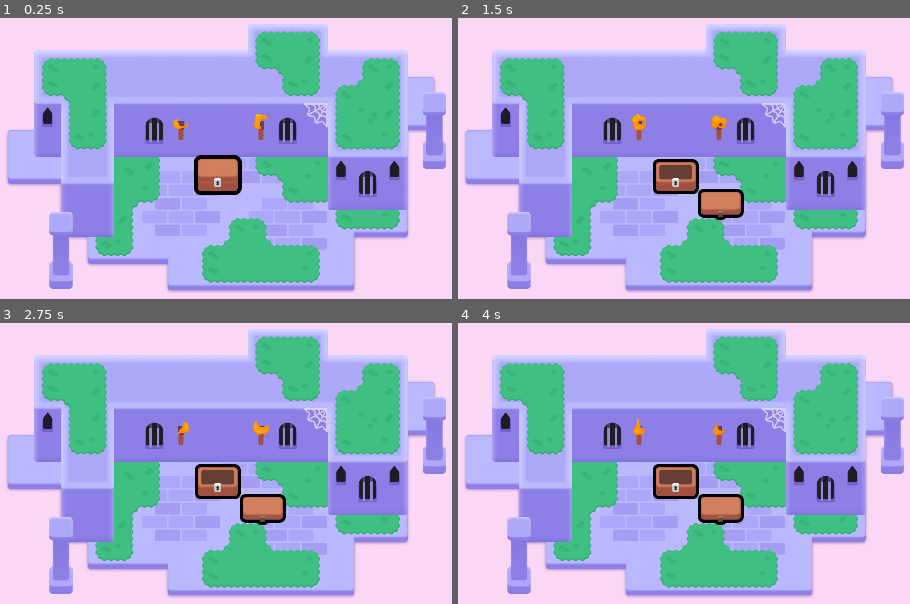
Above: before the commit, frames 1-4 (two rows, left to right).
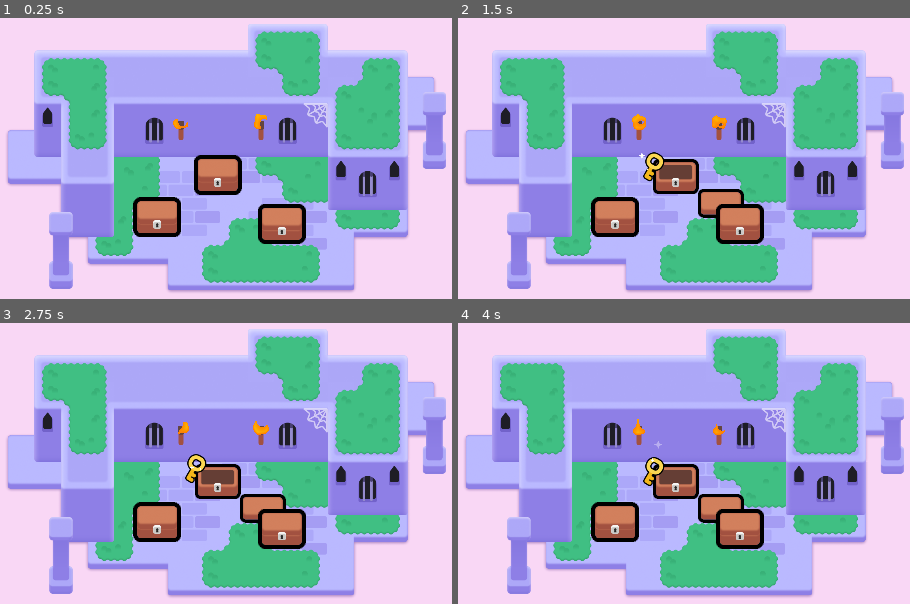
Above: after the commit, the same moments.

Repository: raweggyolk/2d-GameDev-Course
Game: Godot game, scene res://lessons/chest/items/mini_dungeon.tscn
The game is run twice, just before and just after one commit, with the same random seed, the same clock (stepped at 60 frames per second) and the same inputs.
Inputs (mouse positions are in pixels of both pictures, inside the frame that each line leads up to):
- Up to frame 1 (0.25 s): no input
- Up to frame 2 (1.5 s): tap Enter at 0.5 s; move the mouse to (674, 175) at 0.52 s; press the mouse at (674, 175) at 0.53 s; hold D (move_right) 0.53-1.28 s; tap Space at 0.77 s; move the mouse to (516, 197) at 1.27 s; release the mouse at (516, 197) at 1.28 s; hold S (move_down) from 1.28 s (still down); right-click (516, 197) at 1.35 s; click (516, 197) at 1.42 s
- Up to frame 3 (2.75 s): tap Space at 1.52 s; move the mouse to (302, 382) at 2.02 s; release S (move_down) at 2.03 s; hold D (move_right) from 2.03 s (still down); tap Z at 2.1 s; click (302, 382) at 2.17 s
- Up to frame 4 (4 s): move the mouse to (638, 570) at 2.77 s; release D (move_right) at 2.78 s; hold W (move_up) 2.78-3.53 s; click (638, 570) at 2.85 s; tap Space at 3.02, 3.77 s; move the mouse to (outside the picture) at 3.52 s; hold A (move_left) from 3.53 s (still down); hold Right mouse button (right_click) from 3.53 s (still down); click (outside the picture) at 3.67 s

The runs differ from the first frame. In frame 1, 3.0% of the frame differs, in the area x 29-68%, y 63-81%; in frame 2, 3.2%; in frame 3, 3.2%; in frame 4, 3.2%, in the area x 29-68%, y 41-81%.

Commit message:
L6. Spawn Random Loot

Diff:
--- a/M06.looting_workbook/lessons/chest/chest.gd
+++ b/M06.looting_workbook/lessons/chest/chest.gd
@@ -1,12 +1,20 @@
 extends Area2D
 
+
+
+@export var possible_items: Array[PackedScene] = []
 @onready var canvas_group: CanvasGroup = $CanvasGroup
 @onready var animation_player: AnimationPlayer = $AnimationPlayer
 var is_open := false
 
+
 func open() -> void:
 	animation_player.play("open")
 	input_pickable = false
+	if possible_items.is_empty():
+		return
+	for current_index in range(randi_range(1, 3)):
+		_spawn_random_item()
 
 
 func _ready() -> void:
@@ -45,3 +53,11 @@
 
 	if event_is_mouse_click:
 		open()
+
+func _spawn_random_item() -> void:
+	var loot_item: Area2D = possible_items.pick_random().instantiate()
+	add_child(loot_item)
+	var random_angle := randf_range(0.0, 2.0 * PI)
+	var random_direction := Vector2(1.0, 0.0).rotated(random_angle)
+	var random_distance := randf_range(60.0, 120.0)
+	loot_item.position = random_direction * random_distance
--- a/M06.looting_workbook/lessons/chest/chest.tscn
+++ b/M06.looting_workbook/lessons/chest/chest.tscn
@@ -1,10 +1,13 @@
-[gd_scene load_steps=11 format=3 uid="uid://cam1nk408c6mm"]
+[gd_scene load_steps=14 format=3 uid="uid://cam1nk408c6mm"]
 
 [ext_resource type="Script" path="res://lessons/chest/chest.gd" id="1_38t82"]
 [ext_resource type="Texture2D" uid="uid://c3hwsm5ugp8qw" path="res://lessons/chest/bottom.png" id="1_is8fq"]
 [ext_resource type="Shader" path="res://lessons/chest/group_outline.gdshader" id="1_xhbml"]
+[ext_resource type="PackedScene" uid="uid://ctqyr0ufyoktk" path="res://lessons/chest/items/key.tscn" id="2_5gwgg"]
 [ext_resource type="Texture2D" uid="uid://bnem1cahhoxdk" path="res://lessons/chest/top.png" id="2_8gy70"]
 [ext_resource type="Texture2D" uid="uid://bu2jin246nel5" path="res://lessons/chest/lock.png" id="3_juebe"]
+[ext_resource type="PackedScene" uid="uid://0i1g0cunmseb" path="res://lessons/chest/items/apple.tscn" id="3_sip4b"]
+[ext_resource type="PackedScene" uid="uid://hdxqgspfcaur" path="res://lessons/chest/items/potion.tscn" id="4_w85cl"]
 
 [sub_resource type="RectangleShape2D" id="RectangleShape2D_kw6bg"]
 size = Vector2(98, 78)
@@ -54,6 +57,7 @@
 
 [node name="Chest" type="Area2D"]
 script = ExtResource("1_38t82")
+possible_items = Array[PackedScene]([ExtResource("2_5gwgg"), ExtResource("3_sip4b"), ExtResource("4_w85cl")])
 
 [node name="CollisionShape2D" type="CollisionShape2D" parent="."]
 visible = false
--- a/M06.looting_workbook/lessons/chest/items/mini_dungeon.tscn
+++ b/M06.looting_workbook/lessons/chest/items/mini_dungeon.tscn
@@ -325,3 +325,9 @@
 
 [node name="Chest" parent="." instance=ExtResource("7_yl2by")]
 position = Vector2(568, 267)
+
+[node name="Chest2" parent="." instance=ExtResource("7_yl2by")]
+position = Vector2(423, 368)
+
+[node name="Chest3" parent="." instance=ExtResource("7_yl2by")]
+position = Vector2(722, 384)
--- a/M06.looting_workbook/practices/L6.P1.the_pinata/balloon_pinata.gd
+++ b/M06.looting_workbook/practices/L6.P1.the_pinata/balloon_pinata.gd
@@ -19,14 +19,16 @@
 
 func spawn_candy() -> void:
 	# You have to loop 3 times over the next lines of code!
-	for current_index in range(0):
+	for current_index in range(3):
 		# Complete the variables to calculate a random position in a circle using polar coordinates.
-		var radius := 0.0
-		var angle := 0.0
+		var radius := randf_range(0.0, 100.0)
+		var angle := randf_range(0.0, 2.0 * PI)
 
-		var random_direction := Vector2()
-		var random_position := Vector2()
+		var random_direction := Vector2(1.0, 0.0).rotated(angle)
+		var random_position := Vector2(radius * random_direction)
 
 		# Instantiate and add the candy as a child of the piñata.
 		const CANDY_PACKED_SCENE := preload("candy/candy.tscn")
-		var candy: Node2D = null
+		var candy: Node2D = CANDY_PACKED_SCENE.instantiate()
+		add_child(candy)
+		candy.position = random_position
--- a/M06.looting_workbook/practices/L6.P1.the_pinata/balloon_pinata.tscn
+++ b/M06.looting_workbook/practices/L6.P1.the_pinata/balloon_pinata.tscn
@@ -1,9 +1,9 @@
-[gd_scene load_steps=6 format=3]
+[gd_scene load_steps=6 format=3 uid="uid://c03l1k80bq2yy"]
 
 [ext_resource type="Script" path="res://practices/L6.P1.the_pinata/balloon_pinata.gd" id="1_w1uds"]
-[ext_resource type="Material" path="res://practices/L6.P1.the_pinata/material.tres" id="2_h718a"]
-[ext_resource type="Texture2D" path="res://practices/L6.P1.the_pinata/balloon_tail.png" id="3_8kwgq"]
-[ext_resource type="Texture2D" path="res://practices/L6.P1.the_pinata/balloon_top.png" id="4_5cass"]
+[ext_resource type="Material" uid="uid://dwoekm186ke5c" path="res://practices/L6.P1.the_pinata/material.tres" id="2_h718a"]
+[ext_resource type="Texture2D" uid="uid://ypt6hxuqpeen" path="res://practices/L6.P1.the_pinata/balloon_tail.png" id="3_8kwgq"]
+[ext_resource type="Texture2D" uid="uid://c5wl76sq80jjm" path="res://practices/L6.P1.the_pinata/balloon_top.png" id="4_5cass"]
 
 [sub_resource type="CapsuleShape2D" id="CapsuleShape2D_xb8xq"]
 radius = 47.0
--- a/M06.looting_workbook/practices/L6.P1.the_pinata/the_pinata.tscn
+++ b/M06.looting_workbook/practices/L6.P1.the_pinata/the_pinata.tscn
@@ -1,16 +1,11 @@
-[gd_scene load_steps=3 format=3]
+[gd_scene load_steps=2 format=3 uid="uid://dojuv26nio3tc"]
 
-[ext_resource type="PackedScene" path="res://practices/L6.P1.the_pinata/balloon_pinata.tscn" id="1_33y8y"]
-[ext_resource type="Script" path="res://practices/L6.P1.the_pinata/balloon_pinata.gd" id="2_qwpvp"]
+[ext_resource type="PackedScene" uid="uid://c03l1k80bq2yy" path="res://practices/L6.P1.the_pinata/balloon_pinata.tscn" id="1_33y8y"]
 
 [node name="ThePiñata" type="Node2D"]
 metadata/_edit_horizontal_guides_ = []
 
-[node name="BalloonPinata" type="Area2D" parent="." instance=ExtResource("1_33y8y")]
-position = Vector2(960, 540)
-collision_layer = 2
-collision_mask = 0
-script = ExtResource("2_qwpvp")
+[node name="BalloonPinata" parent="." instance=ExtResource("1_33y8y")]
 
 [node name="ExtraVisuals" type="Node" parent="."]
 
